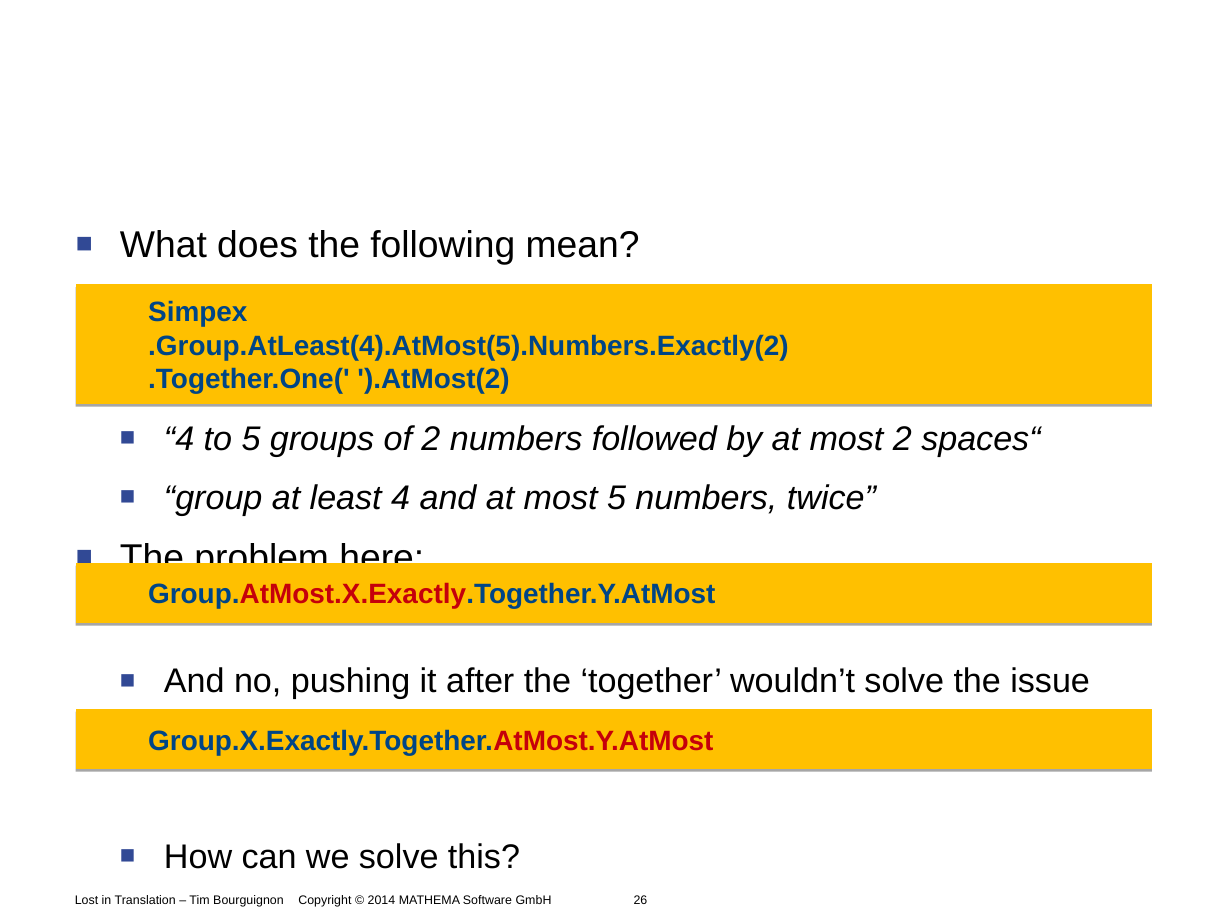
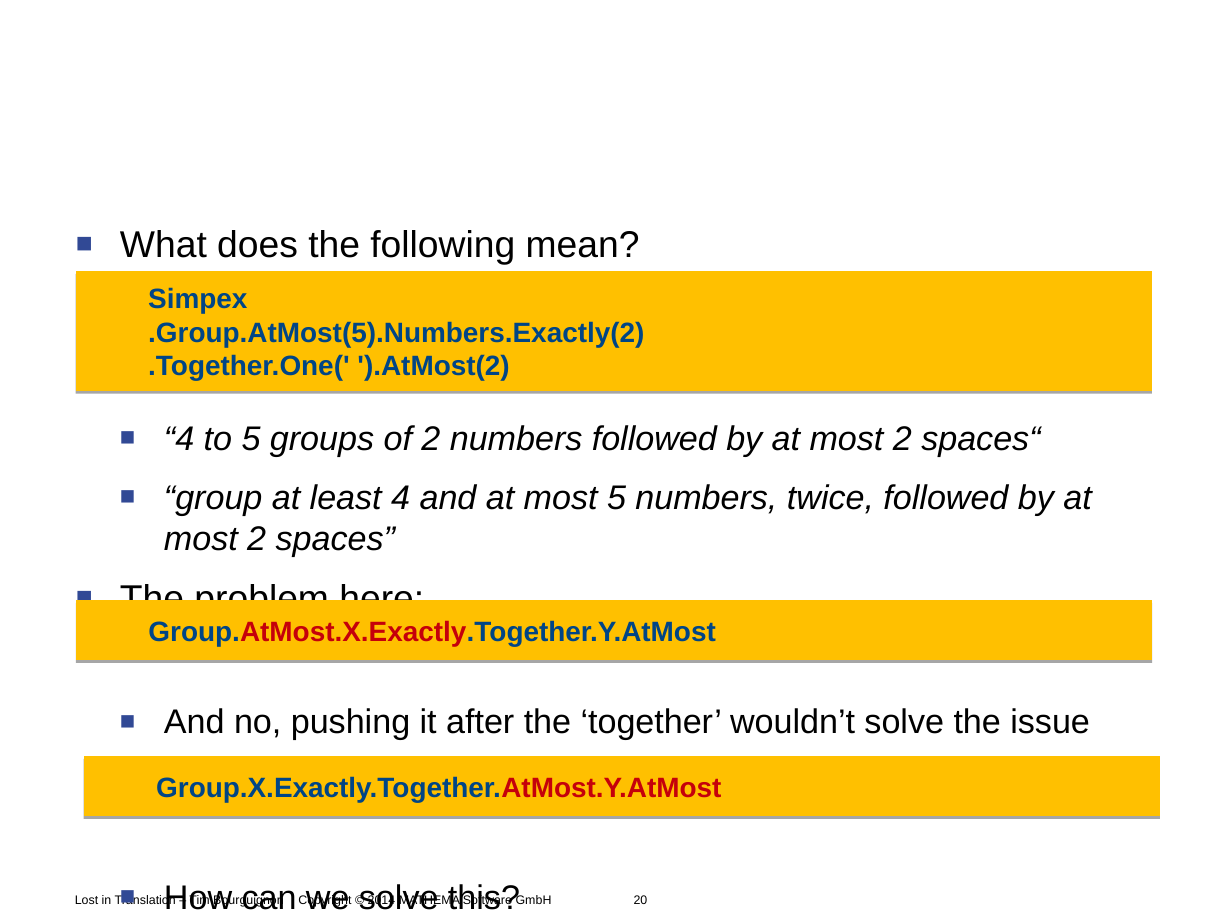
Before and after one commit to Timothep/Talk.LostInTranslation, a slide deck: slide 20 of LostInTranslation.odp (slide 26 before the commit). Drawn at 1232x924 pixels with LibreOffice and Linux fonts; fonts in the diff are those of the drawing; background and template pictures are left out. Boxes give left, top, right and bottom in pixels: in the first picture for what was removed or moved away, otherwise in the second. Text is boxed around its words. In the diff, an @@ line names an element or a change of style, - is before the commit and + after.

```diff
--- a/LostInTranslation.odp
+++ b/LostInTranslation.odp
@@ freeform shape "Simpex": place and size @@
-freeform shape "Simpex" at (76,284,1153,404)
+freeform shape "Simpex" at (76,272,1153,391)
@@ text in freeform shape at (148,323,644,348): text changed @@
-.Group.AtLeast(4).AtMost(5).Numbers.Exactly(2)
+.Group.AtMost(5).Numbers.Exactly(2)
@@ text at (164,484,1091,556): text changed @@
-  ■ “group at least 4 and at most 5 numbers, twice”
+  ■ “group at least 4 and at most 5 numbers, twice, followed by at most 2 spaces”
@@ freeform shape "Group.AtMost.X.Exactly.Together.Y.AtMost": place and size @@
-freeform shape "Group.AtMost.X.Exactly.Together.Y.AtMost" at (76,563,1153,624)
+freeform shape "Group.AtMost.X.Exactly.Together.Y.AtMost" at (76,600,1153,661)
@@ freeform shape "Group.X.Exactly.Together.AtMost.Y.AtMost": place and size @@
-freeform shape "Group.X.Exactly.Together.AtMost.Y.AtMost" at (76,709,1153,769)
+freeform shape "Group.X.Exactly.Together.AtMost.Y.AtMost" at (84,756,1160,816)
@@ text at (75,895,648,908): text changed @@
-Lost in Translation – Tim Bourguignon Copyright © 2014 MATHEMA Software GmbH 26
+Lost in Translation – Tim Bourguignon Copyright © 2014 MATHEMA Software GmbH 20
```
Also in this commit, not shown: 15 other slides changed, 6 slides removed.
